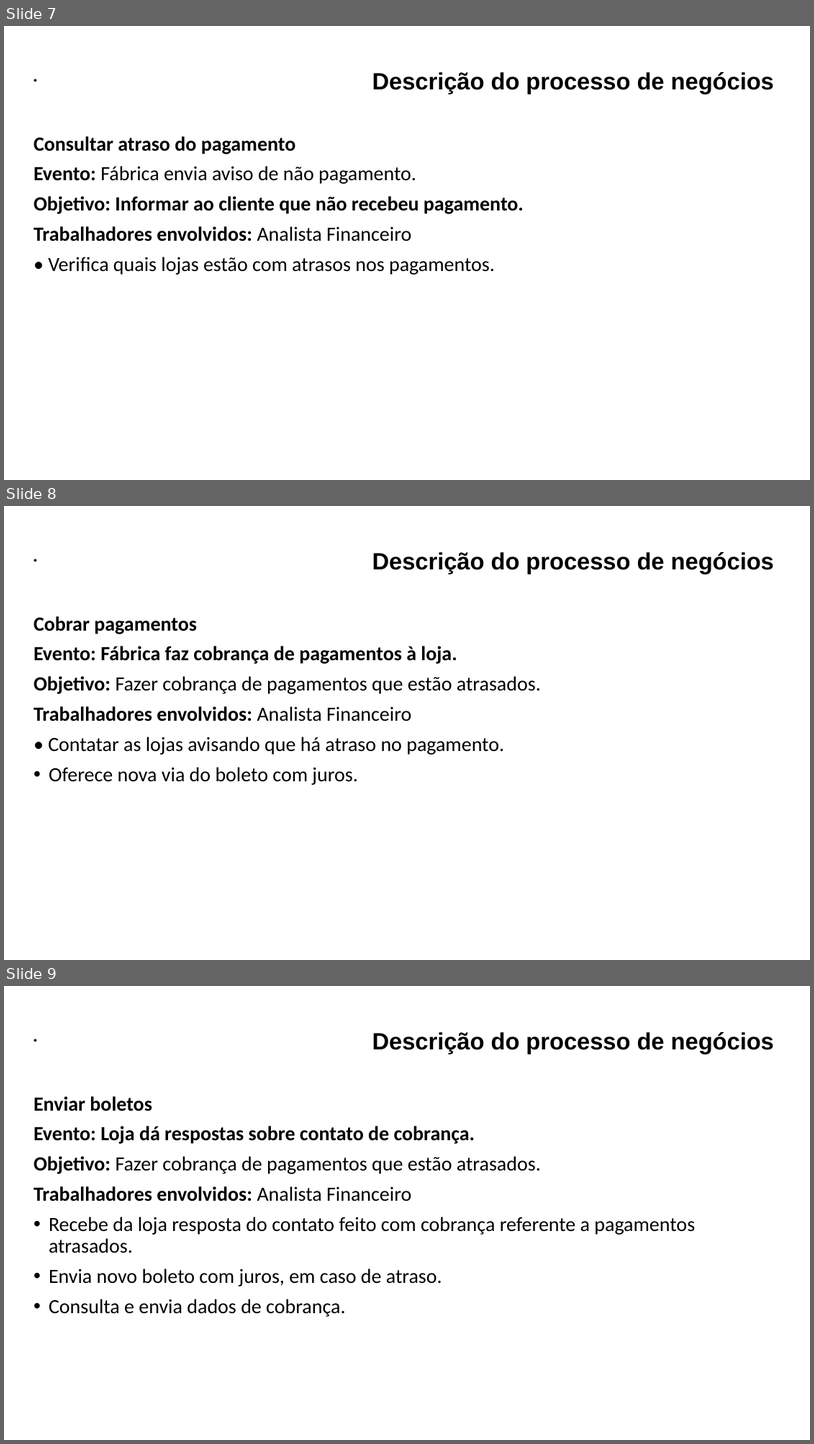
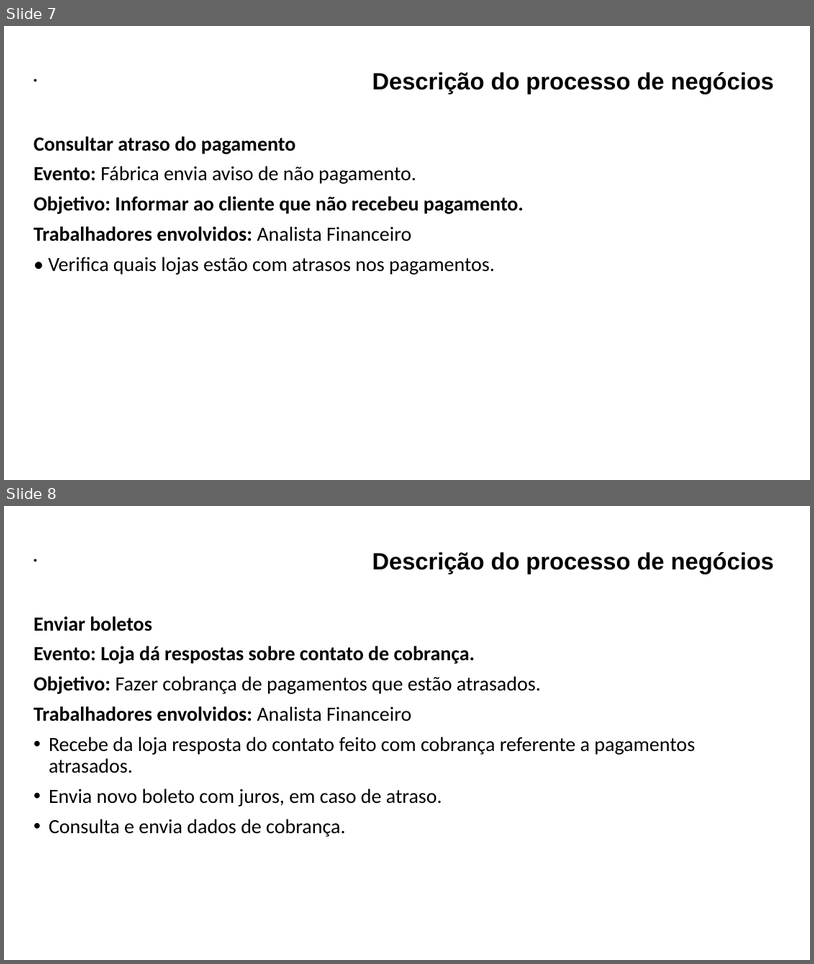
Before and after one commit to maapsystem/MaapSystem, a slide deck: artefatos/18 - Descrição de processos de Negócios.pptx. Shown one above the other, each under a label of ours: slides 7, 8 and 9 before the commit, slides 7 and 8 after it. The pictures are 814x1444 and 814x964 pixels, drawn with LibreOffice and Linux fonts; fonts in the diff are those of the drawing. Boxes give left, top, right and bottom in pixels: in the first picture for what was removed or moved away, otherwise in the second. Text is boxed around its words. In the diff, an @@ line names an element or a change of style, - is before the commit and + after.

```diff
--- a/artefatos/18 - Descrição de processos de Negócios.pptx
+++ b/artefatos/18 - Descrição de processos de Negócios.pptx
@@ slide 8 removed at bbox=[4, 506, 810, 960], background #FFFFFF @@
@@ text removed at bbox=[34, 552, 774, 785] @@
-• Descrição do processo de negócios
-Cobrar pagamentos
-Evento: Fábrica faz cobrança de pagamentos à loja.
-Objetivo: Fazer cobrança de pagamentos que estão atrasados.
-Trabalhadores envolvidos: Analista Financeiro
-• Contatar as lojas avisando que há atraso no pagamento.
-• Oferece nova via do boleto com juros.
@@ what was slide 9 is now slide 8 @@
```
Also in this commit, not shown: 1 other slide removed, 3 other files.
